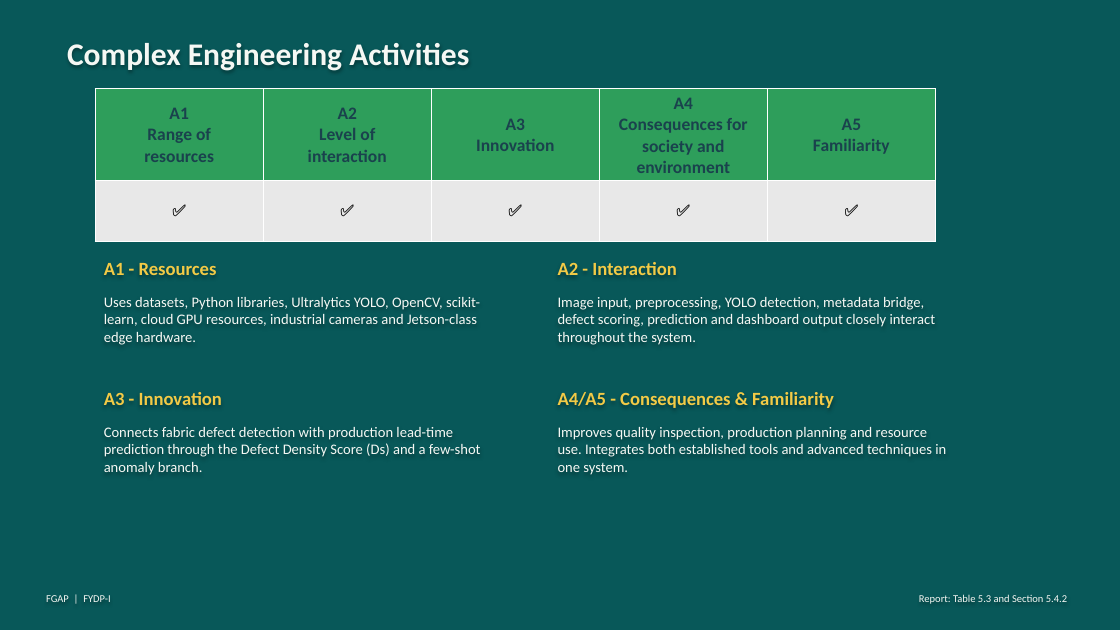
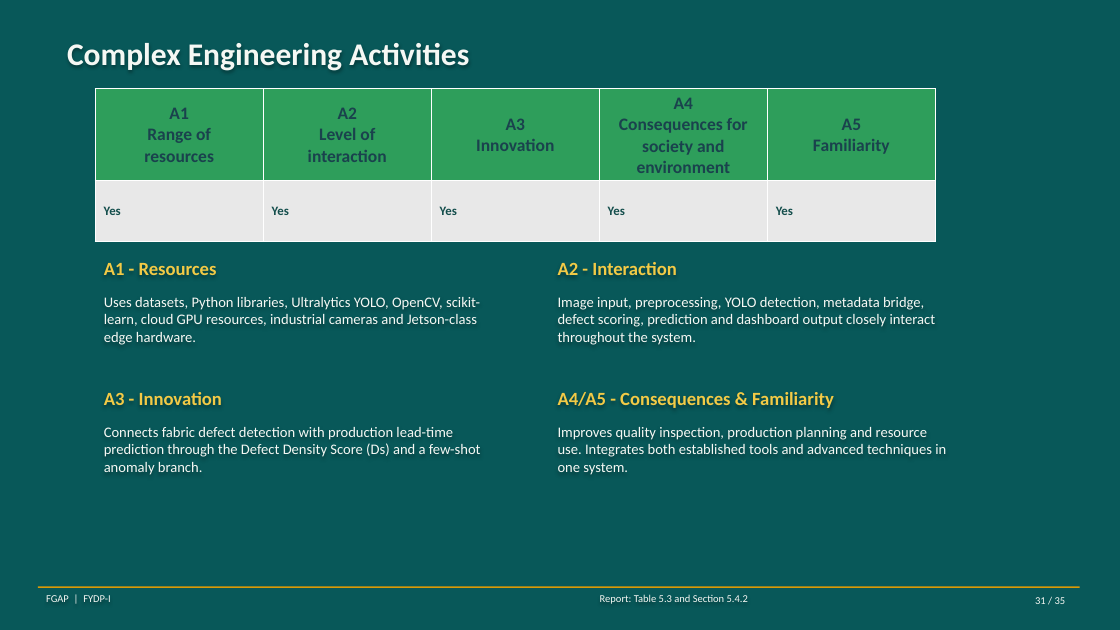
Before and after one commit to labib-ux/FYDP, a slide deck: slide 31 of slides/Defect-to-Delivery_262-034.pptx (slide 36 before the commit). Drawn at 1120x630 pixels with LibreOffice and Linux fonts; fonts in the diff are those of the drawing. Boxes give left, top, right and bottom in pixels: in the first picture for what was removed or moved away, otherwise in the second. Text is boxed around its words. In the diff, an @@ line names an element or a change of style, - is before the commit and + after.

```diff
--- a/slides/Defect-to-Delivery_262-034.pptx
+++ b/slides/Defect-to-Delivery_262-034.pptx
@@ table at (95, 88, 935, 241) @@
-row 2: ✅ | ✅ | ✅ | ✅ | ✅
+row 2: Yes | Yes | Yes | Yes | Yes
@@ rectangle added at (38, 586, 1080, 588), fill #D99A06 @@
@@ text "Report: Table 5.3 and Section ...": place and size @@
-text "Report: Table 5.3 and Section ..." at (919, 594, 1067, 604)
+text "Report: Table 5.3 and Section ..." at (600, 594, 748, 604)
@@ text added at (1035, 597, 1066, 604), 9 pt, text #F5F7F2 @@
+31 / 35
```
Also in this commit, not shown: 33 other slides changed, 1 slide added, 6 slides removed, 1 other file.
